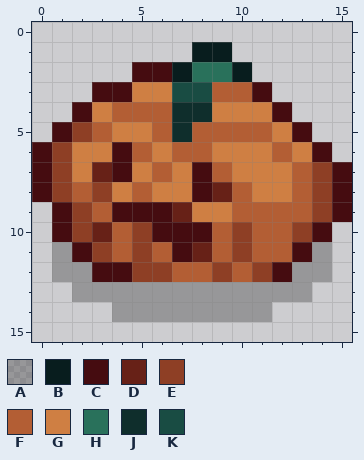
Pixel-art sprite, stored at public/assets/obstacles/1.png. That is the earlier state.
The file is 16x16 pixels.
Palette (. is transparent): A #00000043  B #081d1e  C #450c10  D #672117  E #8e3f25  F #b35e34  G #cf7f43  H #29715b  J #0f2e2c  K #194c43
Pixels before, first column x 0:
 1 ........BB......
 2 .....CCBHHB.....
 3 ...CCGGKKFFC....
 4 ..CGFFFJJGGGC...
 5 .CEFGGFJFFFFGC..
 6 CEGGCFGFFGGGFGC.
 7 CEGDCGFGCFGGGFEC
 8 CEFEGFGGCDFGGFEC
 9 .CEFCCCDGGFFFFEC
10 .CEDFECCCFEFFEC.
11 .ACEFEFCDFEFFCA.
12 .AACCEEFFEFECAA.
13 ..AAAAAAAAAAAA..
14 ....AAAAAAAA....
The same view after the edit:
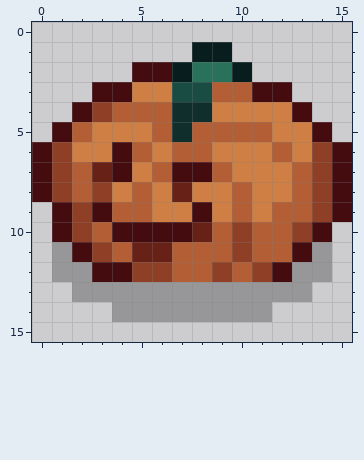
What changed:
y 3: x 12 . -> C
y 4: x 3 G -> E; x 12..13 C. -> GC
y 5: x 2..3 EF -> FG; x 13..14 C. -> GC
y 6: x 14..15 C. -> EC
y 7: x 2 G -> F; x 7 G -> C
y 8: x 7..9 GCD -> DGG
y 9: x 3..8 FCCCDG -> CFFGGC; x 11 F -> G
y 10: x 3..5 DFE -> FCC; x 8 C -> D
y 11: x 5..8 EFCD -> DDFF
